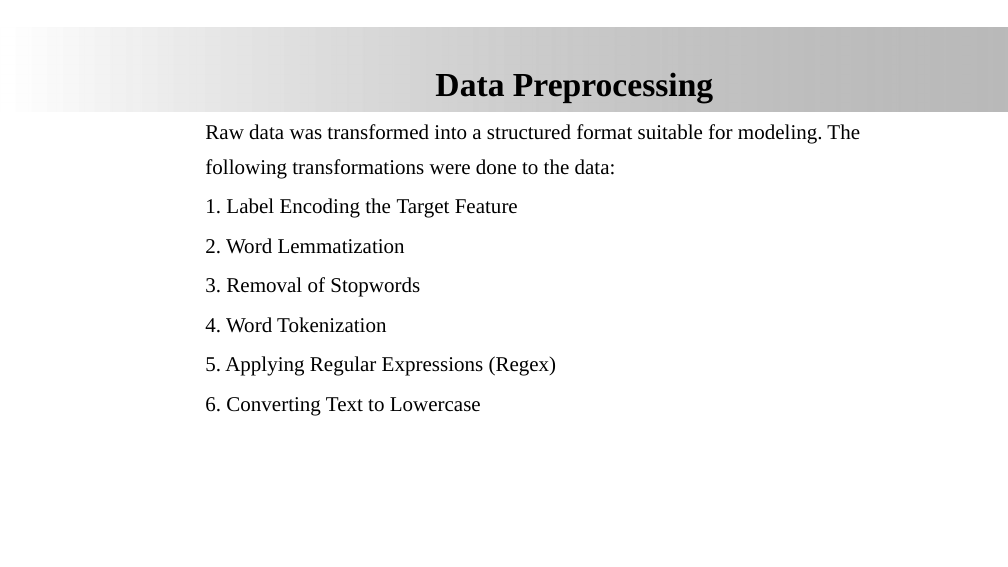
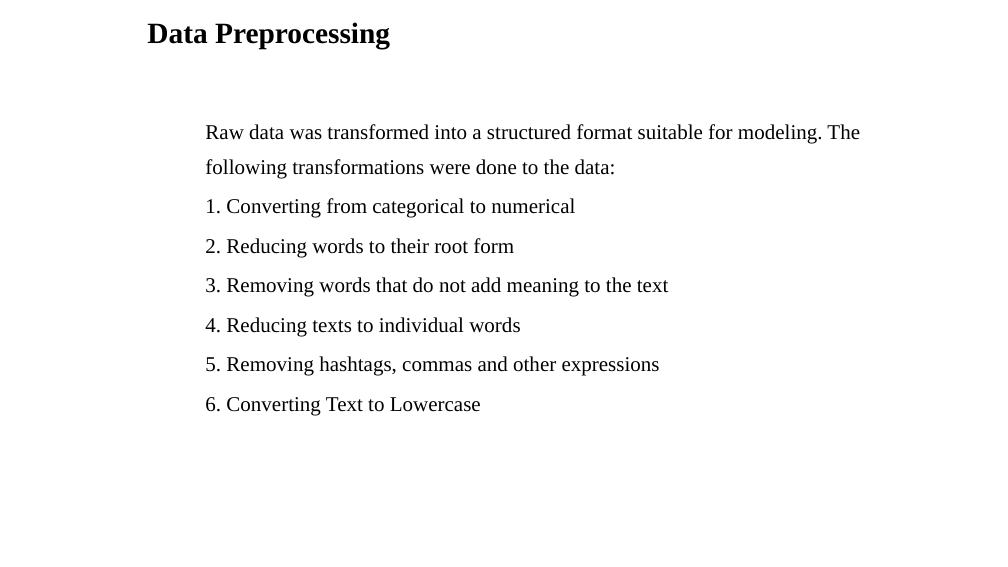
Before and after one commit to James-tech4/JAMES-DSPT08-PHASE-4-PROJECT, a slide deck: slide 9 of presentation.pptx. Drawn at 1008x567 pixels with LibreOffice and Linux fonts; fonts in the diff are those of the drawing; background and template pictures are left out. Boxes give left, top, right and bottom in pixels: in the first picture for what was removed or moved away, otherwise in the second. Text is boxed around its words. In the diff, an @@ line names an element or a change of style, - is before the commit and + after.

```diff
--- a/presentation.pptx
+++ b/presentation.pptx
@@ rectangle removed at (0, 27, 1008, 110) @@
@@ title "Data Preprocessing": place and size @@
-title "Data Preprocessing" at (435, 72, 713, 103)
+title "Data Preprocessing" at (147, 22, 390, 49)
@@ title "Data Preprocessing" at (147, 22, 390, 49): size 32 to 28 pt; alignment centre to left @@
@@ text at (205, 198, 668, 376): text changed @@
-1. Label Encoding the Target Feature
-2. Word Lemmatization
-3. Removal of Stopwords
-4. Word Tokenization
-5. Applying Regular Expressions (Regex)
+1. Converting from categorical to numerical
+2. Reducing words to their root form
+3. Removing words that do not add meaning to the text
+4. Reducing texts to individual words
+5. Removing hashtags, commas and other expressions
```
Also in this commit, not shown: 16 other slides changed, 1 slide removed.
